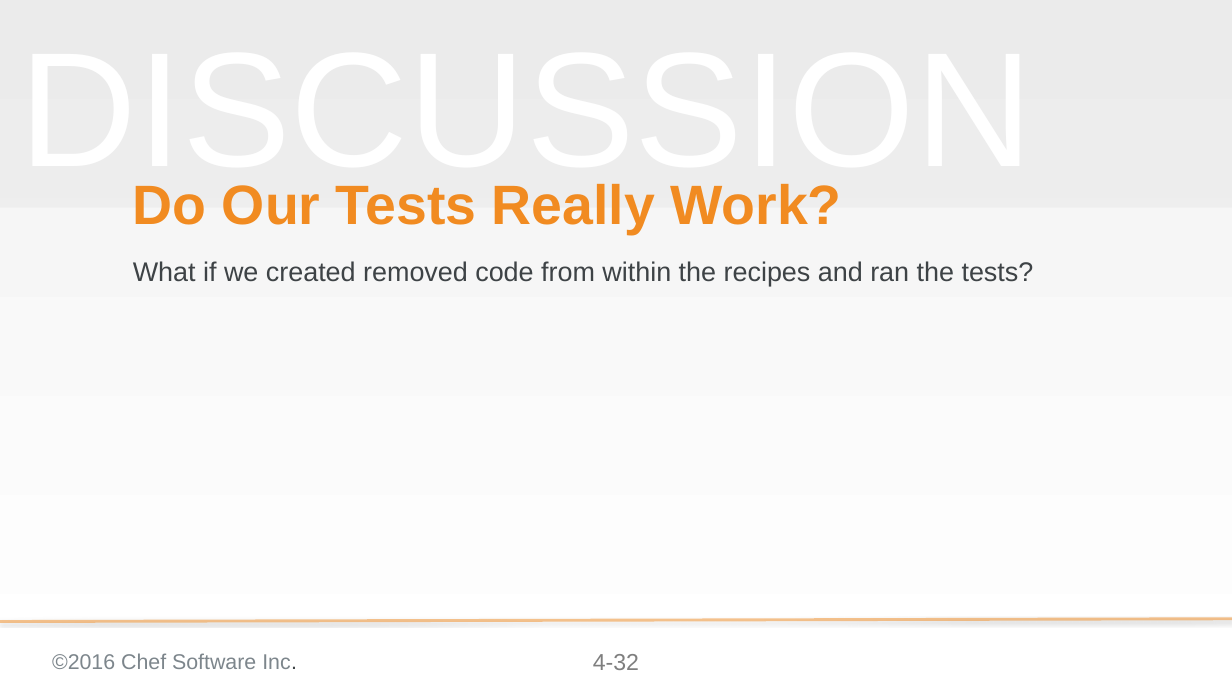
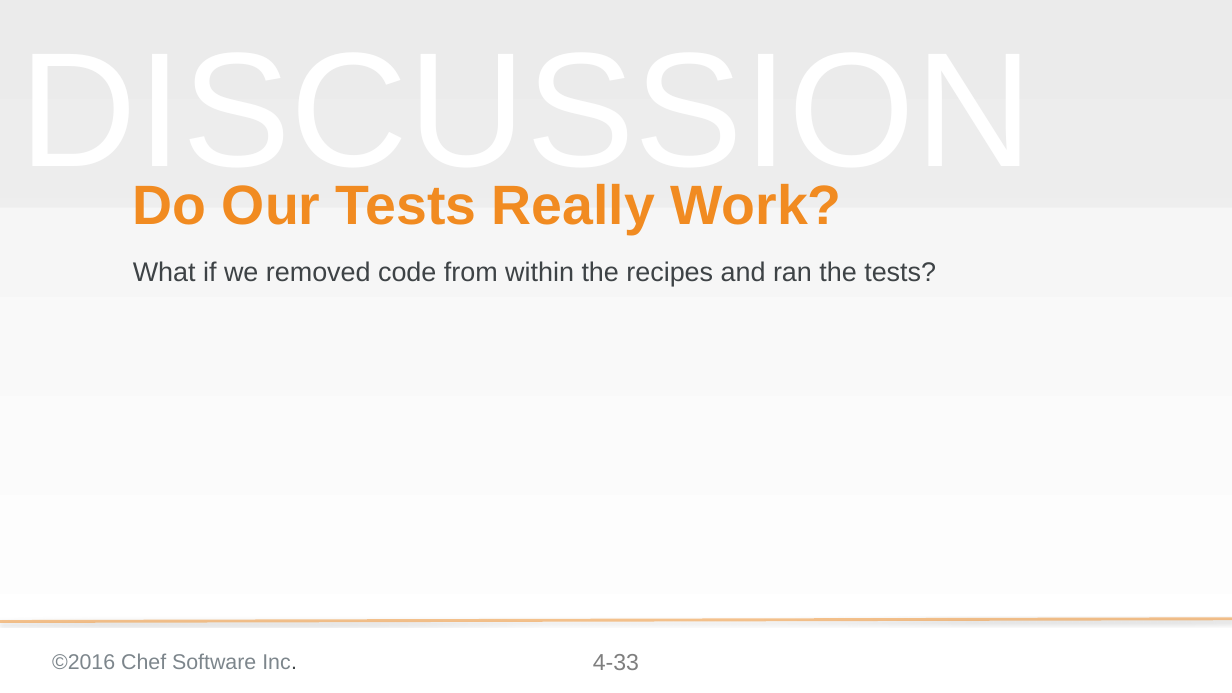
Before and after one commit to chef-training/test_driven_cookbook_development, a slide deck: slide 33 of 04-refactoring_cookbooks_with_tests.pptx (slide 32 before the commit). Drawn at 1232x693 pixels with LibreOffice and Linux fonts; fonts in the diff are those of the drawing; background and template pictures are left out. Boxes give left, top, right and bottom in pixels: in the first picture for what was removed or moved away, otherwise in the second. Text is boxed around its words. In the diff, an @@ line names an element or a change of style, - is before the commit and + after.

```diff
--- a/04-refactoring_cookbooks_with_tests.pptx
+++ b/04-refactoring_cookbooks_with_tests.pptx
@@ subtitle at box(133, 261, 936, 286): text changed @@
-What if we created removed code from within the recipes and ran the tests?
+What if we removed code from within the recipes and ran the tests?
@@ page number at box(593, 654, 639, 670): text changed @@
-4-32
+4-33
```
Also in this commit, not shown: 12 other slides changed, 2 slides added.
